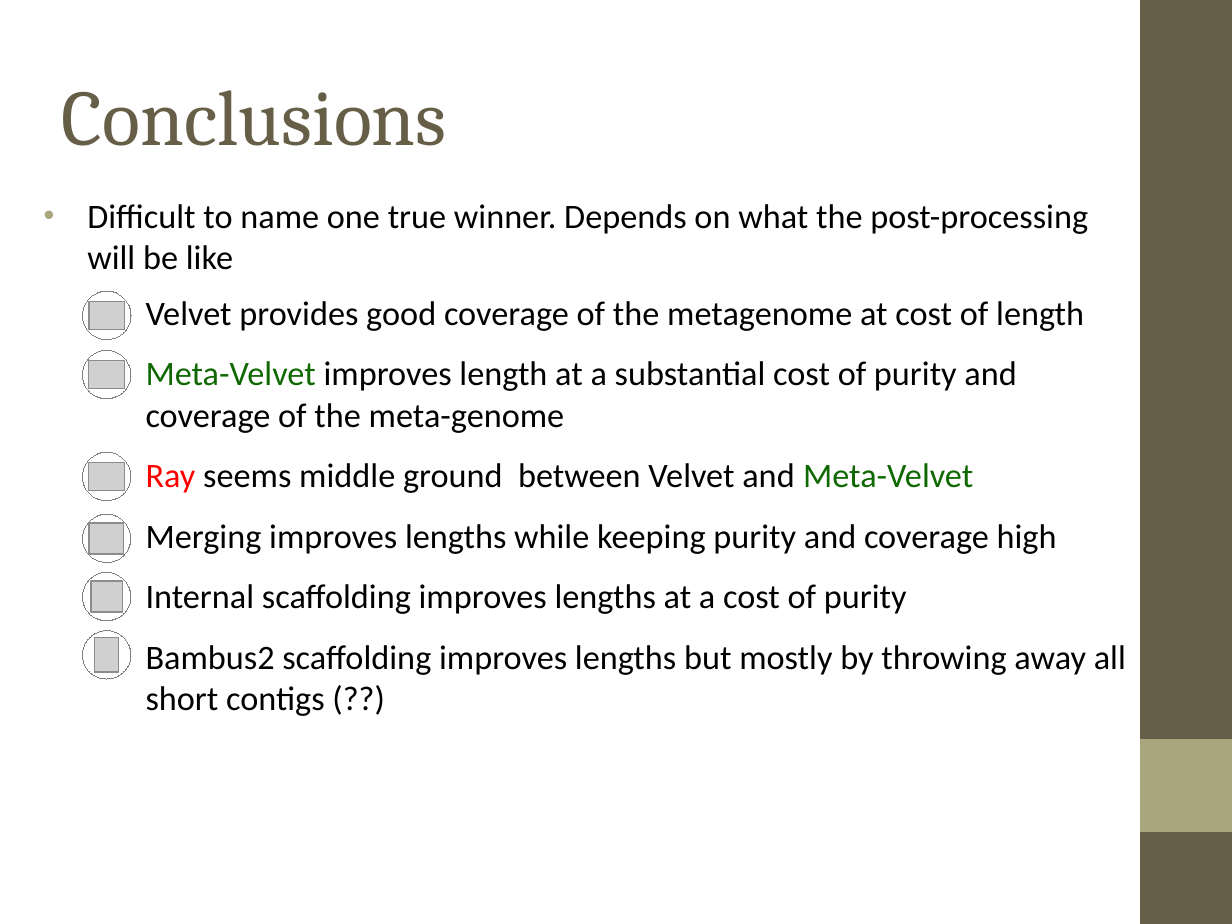
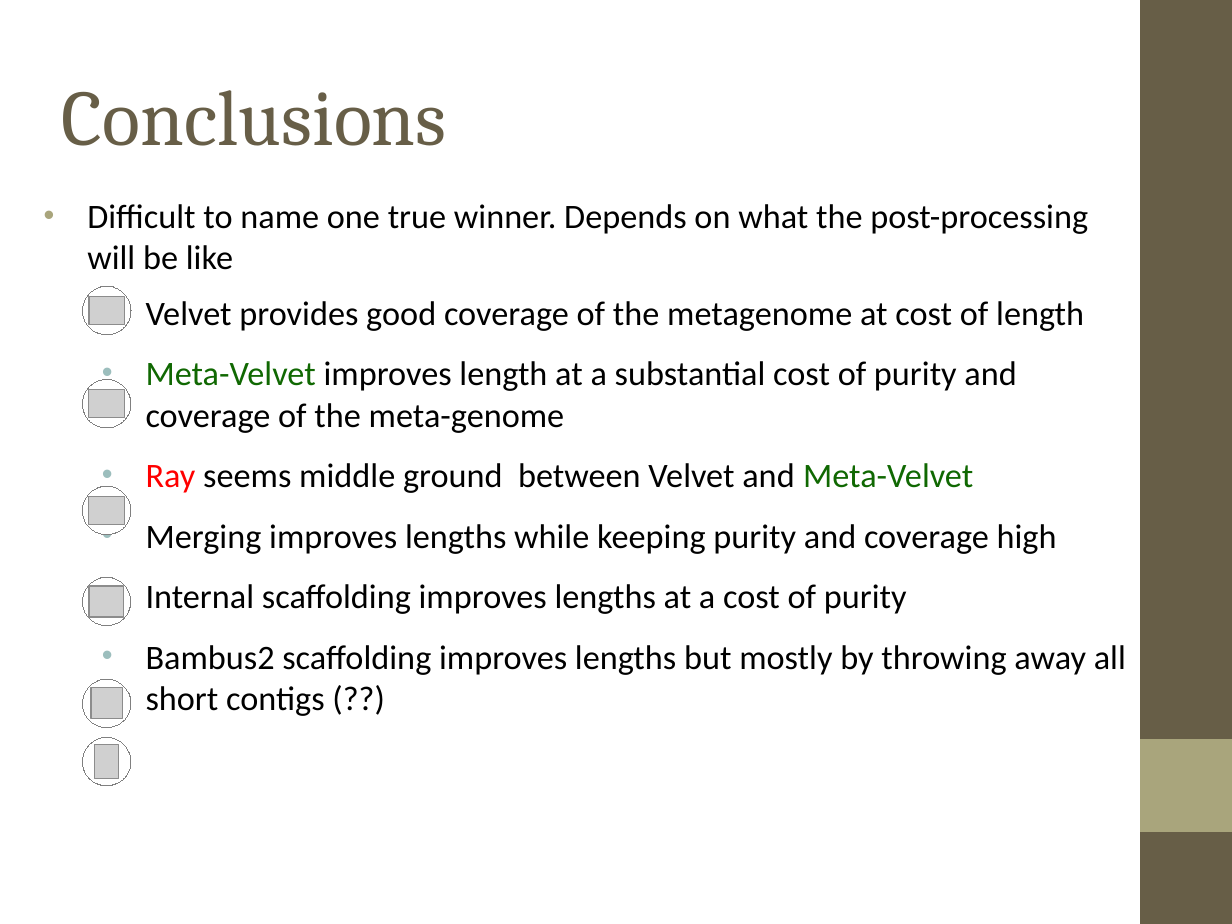
Before and after one commit to inodb/msc-thesis, a slide deck: slide 33 of presentation/msc-thesis.odp (slide 31 before the commit). Drawn at 1232x924 pixels with LibreOffice and Linux fonts; fonts in the diff are those of the drawing; grey boxes stand for pictures. Boxes give left, top, right and bottom in pixels: in the first picture for what was removed or moved away, otherwise in the second. Text is boxed around its words. In the diff, an @@ line names an element or a change of style, - is before the commit and + after.

```diff
--- a/presentation/msc-thesis.odp
+++ b/presentation/msc-thesis.odp
@@ ellipse: place and size @@
-ellipse at bbox=[83, 291, 131, 339]
+ellipse at bbox=[83, 286, 131, 334]
@@ picture: place and size @@
-picture at bbox=[89, 302, 124, 330]
+picture at bbox=[89, 297, 124, 325]
@@ ellipse: place and size @@
-ellipse at bbox=[83, 350, 131, 398]
+ellipse at bbox=[83, 379, 131, 428]
@@ picture: place and size @@
-picture at bbox=[89, 361, 124, 389]
+picture at bbox=[89, 389, 124, 418]
@@ ellipse: place and size @@
-ellipse at bbox=[83, 514, 131, 562]
+ellipse at bbox=[83, 487, 131, 535]
@@ picture: place and size @@
-picture at bbox=[89, 522, 123, 553]
+picture at bbox=[89, 496, 124, 525]
@@ ellipse: place and size @@
-ellipse at bbox=[83, 573, 131, 621]
+ellipse at bbox=[83, 578, 131, 626]
@@ picture: place and size @@
-picture at bbox=[91, 582, 122, 612]
+picture at bbox=[89, 586, 123, 617]
@@ ellipse: place and size @@
-ellipse at bbox=[83, 631, 131, 679]
+ellipse at bbox=[83, 679, 131, 727]
@@ picture: place and size @@
-picture at bbox=[95, 637, 120, 671]
+picture at bbox=[91, 687, 122, 718]
@@ ellipse: place and size @@
-ellipse at bbox=[83, 452, 131, 500]
+ellipse at bbox=[83, 737, 131, 785]
@@ picture: place and size @@
-picture at bbox=[89, 462, 124, 490]
+picture at bbox=[95, 744, 120, 779]
```
Also in this commit, not shown: 13 other slides changed, 3 slides added, 1 other file.
